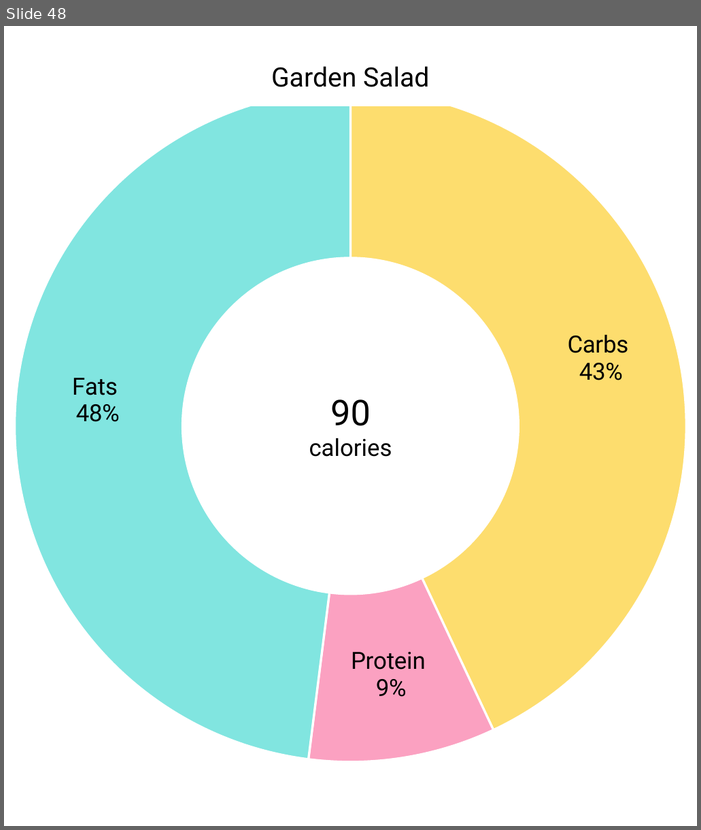
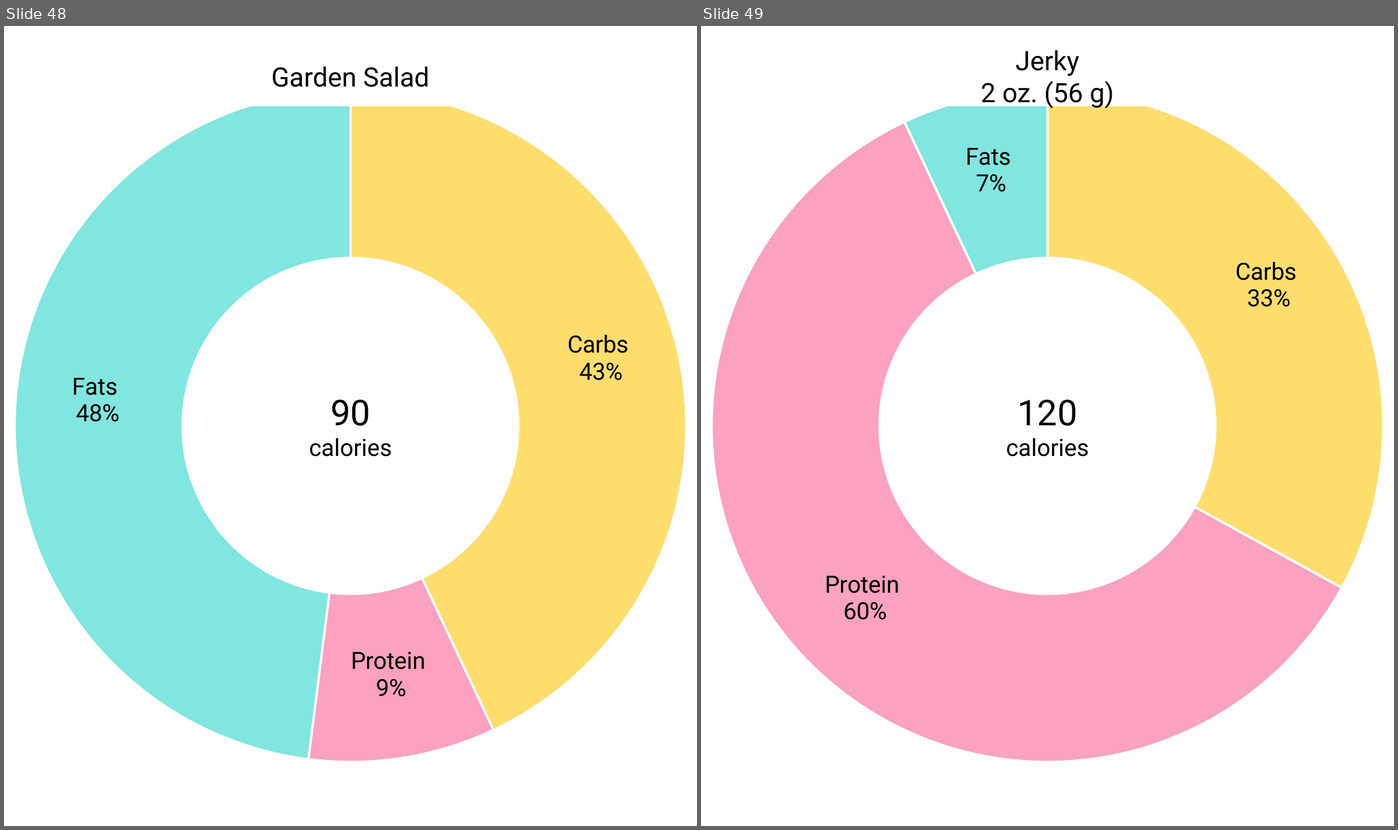
Before and after one commit to nicetats/macromania, a slide deck: Images/NutritionLabels/FoodTrackerPercentages.pptx. Shown side by side, each under a label of ours: slide 48 before the commit, slides 48 and 49 after it. The pictures are 701x830 and 1398x830 pixels, drawn with LibreOffice and Linux fonts; fonts in the diff are those of the drawing. Boxes give left, top, right and bottom in pixels: in the first picture for what was removed or moved away, otherwise in the second. Text is boxed around its words. In the diff, an @@ line names an element or a change of style, - is before the commit and + after.

```diff
--- a/Images/NutritionLabels/FoodTrackerPercentages.pptx
+++ b/Images/NutritionLabels/FoodTrackerPercentages.pptx
@@ slide 49 added at <box>701,26,1394,826</box>, background #FFFFFF @@
@@ doughnut chart added at <box>701,26,1394,826</box> @@
+categories: Carbs, Protein, Fats
+Series 1: 0.33, 0.6, 0.07
@@ rectangle added at <box>861,46,1234,105</box>, fill #FFFFFF, outline #FFFFFF 1 pt, 18 pt, text #000000 @@
+Jerky
+2 oz. (56 g)
@@ text added at <box>1006,399,1089,456</box>, 16 pt, text #000000 @@
+120
+calories
```
Also in this commit, not shown: 4 other files.
